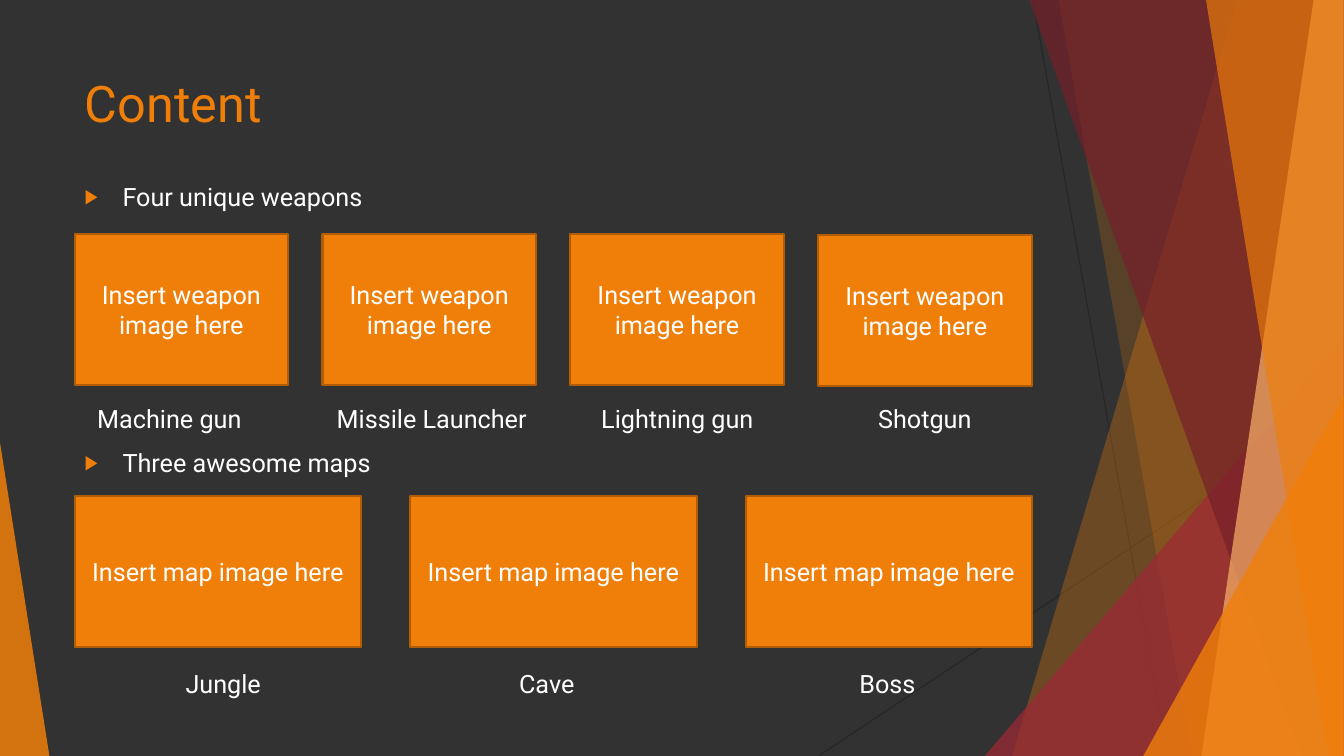
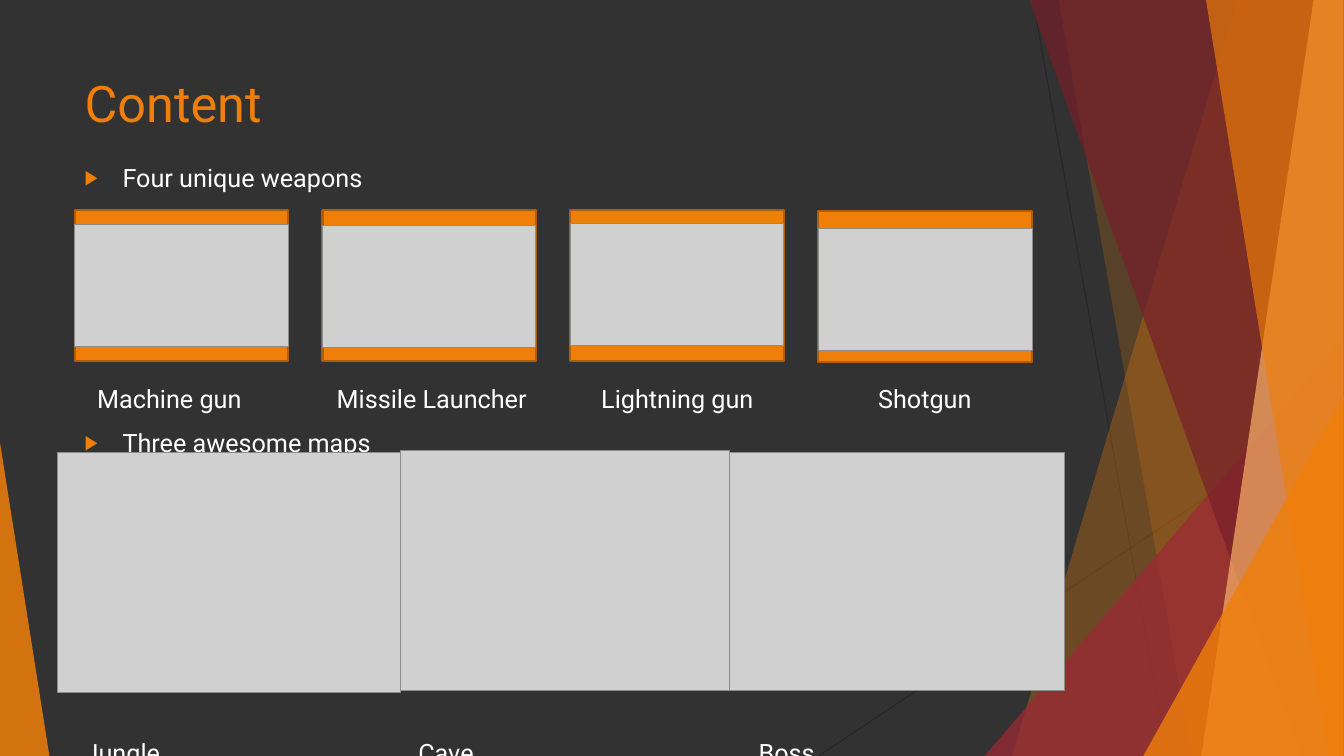
Before and after one commit to isurakka/game-programming-project, a slide deck: slide 5 of TopdownGame.pptx. Drawn at 1344x756 pixels with LibreOffice and Linux fonts; fonts in the diff are those of the drawing; grey boxes stand for pictures. Boxes give left, top, right and bottom in pixels: in the first picture for what was removed or moved away, otherwise in the second. Text is boxed around its words. In the diff, an @@ line names an element or a change of style, - is before the commit and + after.

Commit message:
added weapon and map pictures

```diff
--- a/TopdownGame.pptx
+++ b/TopdownGame.pptx
@@ text "Four unique weapons" rewrapped from bbox=[97, 188, 971, 699] to bbox=[97, 169, 971, 458] @@
@@ picture added at bbox=[75, 225, 288, 347] @@
@@ picture added at bbox=[323, 226, 536, 348] @@
@@ picture added at bbox=[571, 224, 784, 346] @@
@@ 4 rectangles: place and size @@
-4 rectangles at bbox=[75, 234, 1032, 386]
+4 rectangles at bbox=[75, 210, 1032, 362]
@@ picture added at bbox=[819, 229, 1032, 351] @@
@@ text in rectangle at bbox=[102, 286, 260, 340]: text removed @@
-Insert weapon image here
@@ text in rectangle at bbox=[350, 286, 508, 340]: text removed @@
-Insert weapon image here
@@ text in rectangle at bbox=[597, 286, 756, 340]: text removed @@
-Insert weapon image here
@@ text in rectangle at bbox=[845, 287, 1004, 341]: text removed @@
-Insert weapon image here
@@ picture added at bbox=[57, 453, 400, 693] @@
@@ picture added at bbox=[400, 451, 729, 691] @@
@@ picture added at bbox=[730, 453, 1065, 692] @@
@@ rectangle removed at bbox=[75, 496, 361, 647] @@
-Insert map image here
@@ rectangle removed at bbox=[410, 496, 697, 647] @@
-Insert map image here
@@ rectangle removed at bbox=[746, 496, 1032, 647] @@
-Insert map image here
```
